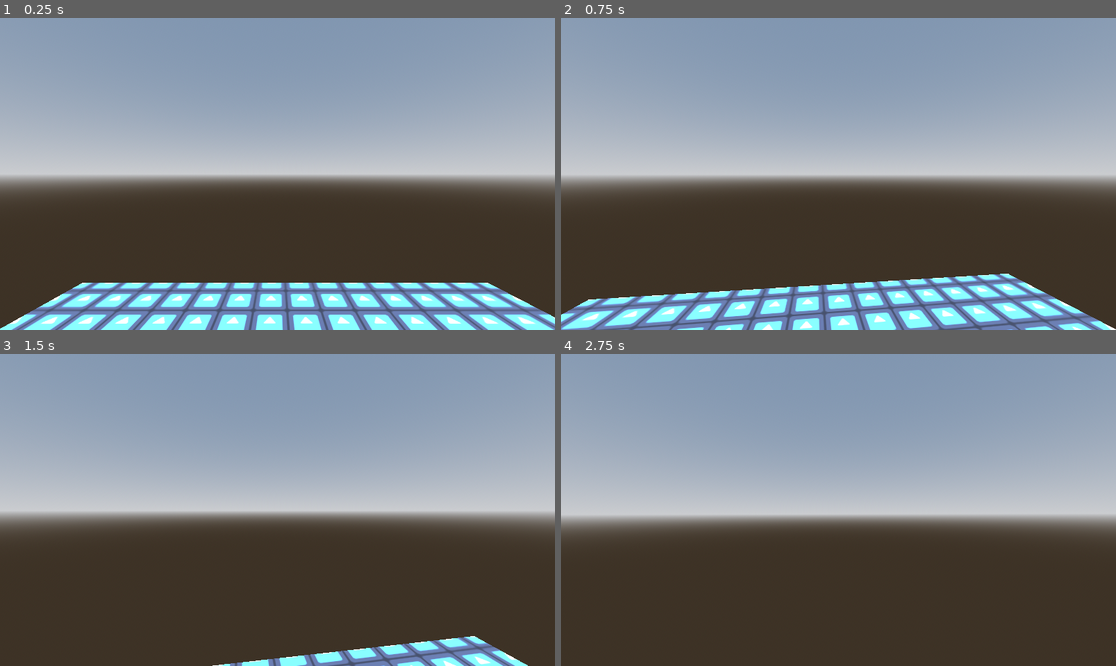
Above: before the commit, frames 1-4 (two rows, left to right).
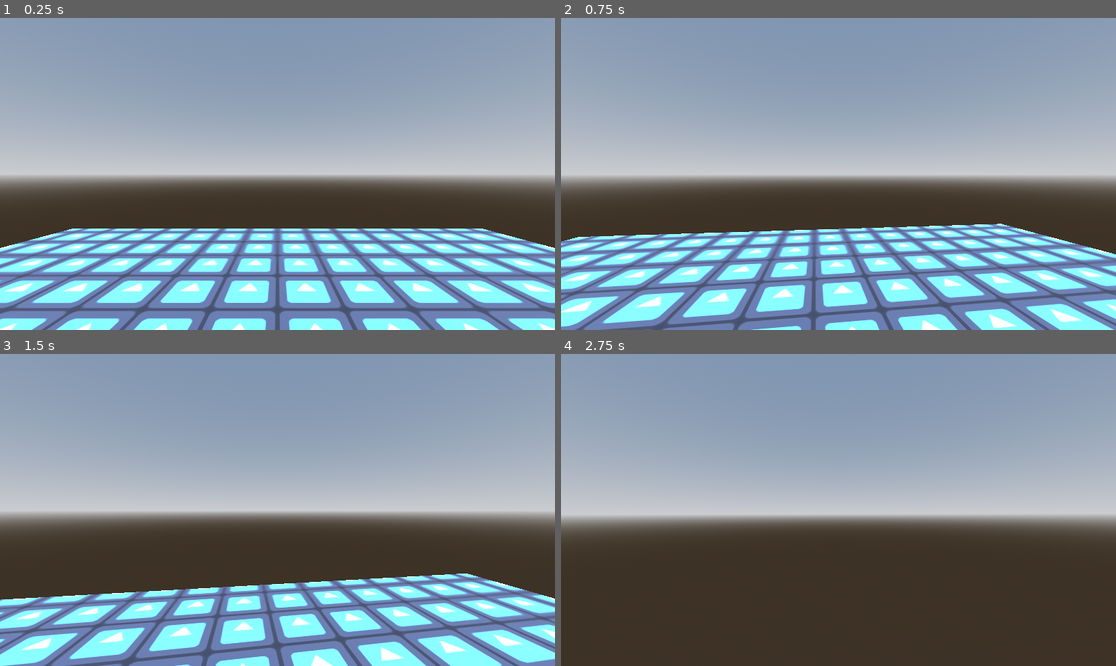
Above: after the commit, the same moments.

Repository: YuraStebel/CosmosGodotProject
Game: Godot game, scene res://scenes/wrld.tscn
Two runs of this game, one before a commit and one after it. Both use one fixed random seed, a clock stepped at 60 frames per second and the inputs below. Before the commit the project starts from res://wrld.tscn. The engine's default icon, where the game draws it, is replaced by a stand-in: a white triangle on a blue panel in a dark square.
Inputs (mouse positions are in pixels of both pictures, inside the frame that each line leads up to):
- Up to frame 1 (0.25 s): no input
- Up to frame 2 (0.75 s): tap Enter (ui_accept) at 0.5 s; move the mouse to (866, 174) at 0.52 s; hold W (forward) from 0.53 s (still down); tap D (righ) at 0.6 s
- Up to frame 3 (1.5 s): keep holding W (forward); tap Enter (ui_accept) at 0.77 s; move the mouse to (249, 510) at 1.27 s; tap D (righ) at 1.35 s
- Up to frame 4 (2.75 s): keep holding W (forward); tap Enter (ui_accept) at 1.52 s; move the mouse to (849, 503) at 2.02 s; tap D (righ) at 2.1 s

The runs differ from the first frame. In frame 1, 27% of the frame differs, in the area x 0-100%, y 67-100%; in frame 2, 27%, in the area x 0-100%, y 65-100%; in frame 3, 24%; in frame 4, nothing differs.

Commit message:
да (пизда)

Diff:
--- a/project.godot
+++ b/project.godot
@@ -11,7 +11,7 @@
 [application]
 
 config/name="Cosmos"
-run/main_scene="res://wrld.tscn"
+run/main_scene="res://scenes/wrld.tscn"
 config/features=PackedStringArray("4.4", "GL Compatibility")
 config/icon="res://icon.svg"
 
--- /dev/null
+++ b/scenes/player.tscn
@@ -0,0 +1,23 @@
+[gd_scene load_steps=4 format=3 uid="uid://cc3xq36jc4yo"]
+
+[ext_resource type="Script" uid="uid://5bierablijt0" path="res://scripts/rigid_body_3d.gd" id="1_4flbx"]
+
+[sub_resource type="CapsuleShape3D" id="CapsuleShape3D_h5h1p"]
+
+[sub_resource type="CapsuleMesh" id="CapsuleMesh_qugw0"]
+
+[node name="RigidBody3D" type="RigidBody3D"]
+mass = 50.0
+angular_damp = 1.0
+script = ExtResource("1_4flbx")
+
+[node name="CollisionShape3D" type="CollisionShape3D" parent="."]
+shape = SubResource("CapsuleShape3D_h5h1p")
+
+[node name="MeshInstance3D" type="MeshInstance3D" parent="."]
+mesh = SubResource("CapsuleMesh_qugw0")
+
+[node name="Neck" type="Node3D" parent="."]
+transform = Transform3D(1, 0, 0, 0, 1, 0, 0, 0, 1, 0, 0.5, 0)
+
+[node name="Camera3D" type="Camera3D" parent="Neck"]
--- a/wrld.tscn
+++ b/scenes/wrld.tscn
@@ -1,8 +1,7 @@
-[gd_scene load_steps=12 format=3 uid="uid://dec52b6m86arh"]
+[gd_scene load_steps=9 format=3 uid="uid://dec52b6m86arh"]
 
 [ext_resource type="Texture2D" uid="uid://dutj6oqpqsah8" path="res://icon.svg" id="1_hajux"]
-[ext_resource type="Script" uid="uid://cd8p05sg7j03e" path="res://camera_holder.gd" id="2_qrxvw"]
-[ext_resource type="Script" uid="uid://5bierablijt0" path="res://rigid_body_3d.gd" id="3_qrxvw"]
+[ext_resource type="PackedScene" uid="uid://cc3xq36jc4yo" path="res://scenes/player.tscn" id="2_svujd"]
 
 [sub_resource type="ProceduralSkyMaterial" id="ProceduralSkyMaterial_g4vrf"]
 sky_horizon_color = Color(0.662243, 0.671743, 0.686743, 1)
@@ -27,10 +26,6 @@
 [sub_resource type="BoxShape3D" id="BoxShape3D_y4bj2"]
 size = Vector3(15, 1, 15)
 
-[sub_resource type="CapsuleShape3D" id="CapsuleShape3D_h5h1p"]
-
-[sub_resource type="CapsuleMesh" id="CapsuleMesh_qugw0"]
-
 [node name="Node3D" type="Node3D"]
 
 [node name="WorldEnvironment" type="WorldEnvironment" parent="."]
@@ -48,25 +43,5 @@
 [node name="CollisionShape3D" type="CollisionShape3D" parent="StaticBody3D"]
 shape = SubResource("BoxShape3D_y4bj2")
 
-[node name="Player" type="Node3D" parent="."]
-transform = Transform3D(1, 0, 0, 0, 1, 0, 0, 0, 1, -0.286957, 4.52222, 0)
-
-[node name="CameraHolder" type="Node3D" parent="Player"]
-script = ExtResource("2_qrxvw")
-
-[node name="RigidBody3D" type="RigidBody3D" parent="Player"]
-mass = 50.0
-angular_damp = 1.0
-script = ExtResource("3_qrxvw")
-
-[node name="CollisionShape3D" type="CollisionShape3D" parent="Player/RigidBody3D"]
-shape = SubResource("CapsuleShape3D_h5h1p")
-
-[node name="MeshInstance3D" type="MeshInstance3D" parent="Player/RigidBody3D"]
-mesh = SubResource("CapsuleMesh_qugw0")
-
-[node name="Neck" type="Node3D" parent="Player/RigidBody3D"]
-transform = Transform3D(1, 0, 0, 0, 1, 0, 0, 0, 1, 0, 0.5, 0)
-
-[node name="Camera3D" type="Camera3D" parent="Player/RigidBody3D/Neck"]
-transform = Transform3D(1, 0, 0, 0, 1, 0, 0, 0, 1, 0, -0.5, 0)
+[node name="RigidBody3D" parent="." instance=ExtResource("2_svujd")]
+transform = Transform3D(1, 0, 0, 0, 1, 0, 0, 0, 1, 0, 2, 0)
--- a/rigid_body_3d.gd
+++ b/scripts/rigid_body_3d.gd
@@ -1,7 +1,5 @@
 extends RigidBody3D
 
-
-@onready var cam_holder: Node3D = $"../CameraHolder"
 var move_force: float = 250.0
 var mouse_sens: float = 5.0
 var roll_force: float = 125.0
@@ -26,7 +24,7 @@
 
 
 
-func _physics_process(delta: float) -> void:
+func _physics_process(_delta: float) -> void:
 	var horizontal_dir := Input.get_vector("left", "righ", "forward", "backward")
 	var vertical_dir := Input.get_axis("down", "up")
 	var roll_dir := Input.get_axis("lean_left", "lean_right")
Renamed: camera_holder.gd -> scripts/camera_holder.gd
Renamed: camera_holder.gd.uid -> scripts/camera_holder.gd.uid
Renamed: character_body_3d.gd -> scripts/character_body_3d.gd
Renamed: character_body_3d.gd.uid -> scripts/character_body_3d.gd.uid
Renamed: rigid_body_3d.gd.uid -> scripts/rigid_body_3d.gd.uid
